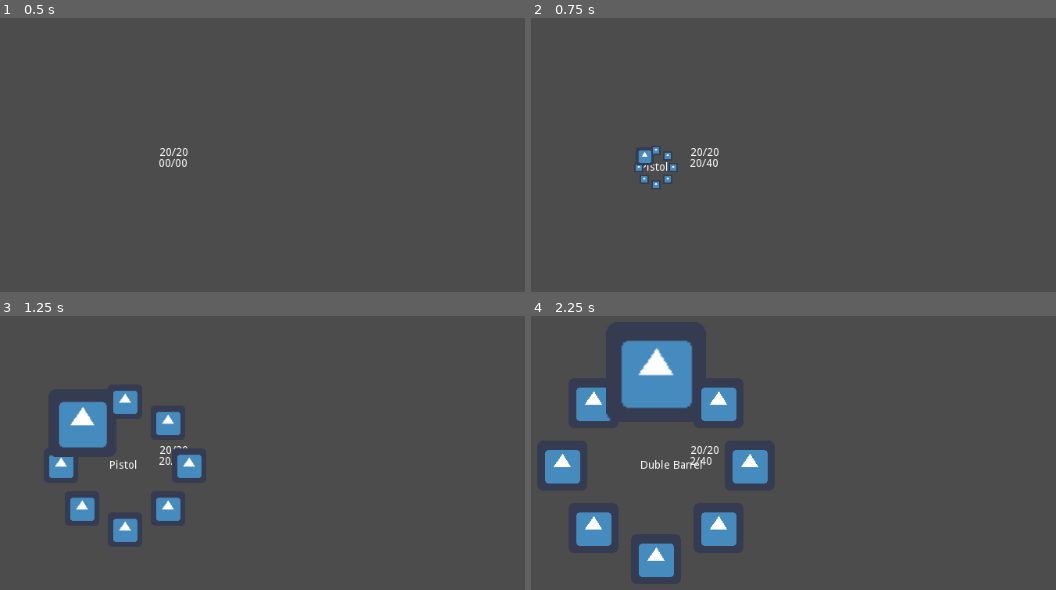
Above: before the commit, frames 1-4 (two rows, left to right).
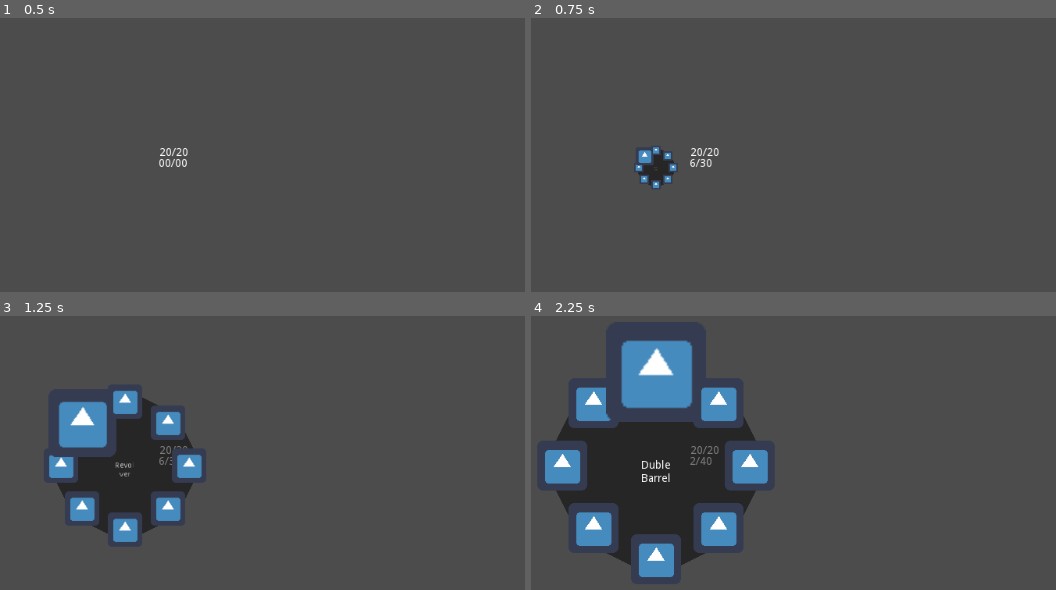
Above: after the commit, the same moments.

Repository: Galomortal47/Metroidvania
Game: Godot game, scene res://Test/Test.tscn
Same seed, same stepped clock (60 frames per second), same inputs: the game is played once before the commit and once after it. The project has no main scene, so this scene is started directly. The engine's default icon, where the game draws it, is replaced by a stand-in: a white triangle on a blue panel in a dark square.
Inputs (mouse positions are in pixels of both pictures, inside the frame that each line leads up to):
- Up to frame 1 (0.5 s): no input
- Up to frame 2 (0.75 s): tap Enter (ui_accept) at 0.5 s; move the mouse to (830, 50) at 0.52 s; hold Right (ui_right) from 0.53 s (still down); hold Z (ui_select) from 0.53 s (still down)
- Up to frame 3 (1.25 s): keep holding Right (ui_right); keep holding Z (ui_select); tap Enter (ui_accept) at 0.77 s
- Up to frame 4 (2.25 s): move the mouse to (outside the picture) at 1.27 s; release Right (ui_right) at 1.28 s; release Z (ui_select) at 1.28 s; hold Down (ui_down) 1.28-2.03 s; tap Z (ui_select) at 1.35 s; tap Enter (ui_accept) at 1.52, 2 s; move the mouse to (outside the picture) at 2.02 s; hold Right (ui_right) from 2.03 s (still down); hold Z (ui_select) from 2.03 s (still down)

Frame 1 is identical in both runs. In frame 2, 0.4% of the frame differs, in the area x 20-36%, y 48-61%; in frame 3, 4.9%; in frame 4, 11%, in the area x 4-43%, y 37-91%.

Commit message:
adjustments

Diff:
--- a/Scripts/Menu Items.gd
+++ b/Scripts/Menu Items.gd
@@ -15,7 +15,7 @@
 		for i in range(0,menu_size):
 				get_parent().get_node("Weapons").get_child(i).enable = select[i]
 				if select[i]:
-					get_node("Label").set_text(str(get_parent().get_node("Weapons").get_child(i).get_name()))
+					get_node("Menu/Label").set_text(str(get_parent().get_node("Weapons").get_child(i).get_name()))
 					get_parent().get_node("Weapons").get_child(i).update_text()
 		if Input.is_action_just_pressed("ui_left"):
 			a -= 1
--- a/Scripts/Shotgun.gd
+++ b/Scripts/Shotgun.gd
@@ -44,12 +44,12 @@
 		for i in range(0,bullet_n):
 			var bullet =  load(weapon)
 			var bullet_instance = bullet.instance()
+			bullet_instance.set_position(get_global_position())
 			bullet_instance.speed = speed
 			bullet_instance.gravity = gravity
 			bullet_instance.damage = damage
 			bullet_instance.curve = curve
 			bullet_instance.lifespan = lifespan
-			bullet_instance.set_position(get_global_position())
 			match (dir):
 				1:
 					bullet_instance.set_rotation_degrees(-180 +rand_range(-spreed,spreed))
--- a/assets/Bullet.tscn
+++ b/assets/Bullet.tscn
@@ -1,6 +1,17 @@
-[gd_scene load_steps=2 format=2]
+[gd_scene load_steps=5 format=2]
 
 [ext_resource path="res://Scripts/bullet.gd" type="Script" id=1]
+
+[sub_resource type="Curve" id=2]
+min_value = -360.0
+max_value = 360.0
+_data = [ Vector2( 0.00872233, 360 ), 0.0, 0.0, 0, 0, Vector2( 1, -360 ), 0.0, 0.0, 0, 0 ]
+
+[sub_resource type="Curve" id=3]
+_data = [ Vector2( 0, 0.0424 ), 0.0, 0.0, 0, 0, Vector2( 0.0793251, 1 ), 0.0, 0.0, 0, 0, Vector2( 1, 0 ), 0.0, 0.0, 0, 0 ]
+
+[sub_resource type="Gradient" id=1]
+colors = PoolColorArray( 1, 1, 1, 1, 1, 1, 1, 0 )
 
 [node name="Bullet" type="KinematicBody2D"]
 collision_layer = 4
@@ -11,3 +22,14 @@
 enabled = true
 cast_to = Vector2( 60, 0 )
 collision_mask = 4
+
+[node name="CPUParticles2D" type="CPUParticles2D" parent="."]
+position = Vector2( 60.7866, 0 )
+local_coords = false
+draw_order = 1
+gravity = Vector2( 0, 0 )
+angle = -720.0
+angle_curve = SubResource( 2 )
+scale_amount = 15.0
+scale_amount_curve = SubResource( 3 )
+color_ramp = SubResource( 1 )
--- a/assets/Player.tscn
+++ b/assets/Player.tscn
@@ -486,6 +486,7 @@
 [node name="Sword" type="Node2D" parent="Weapons"]
 script = ExtResource( 3 )
 weapon = "res://assets/Bullet.tscn"
+speed = 400
 spreed = 1
 timer = 0.5
 damage = 5
@@ -493,18 +494,23 @@
 lifespan = 0.15
 infinite = true
 
-[node name="Pistol" parent="Weapons" instance=ExtResource( 4 )]
+[node name="Revolver" parent="Weapons" instance=ExtResource( 4 )]
+speed = 400
 timer = 1.0
 damage = 5
-ammo = 40
+mag = 6
+lifespan = 5.0
+ammo = 30
 
 [node name="Duble Barrel" type="Node2D" parent="Weapons"]
 script = ExtResource( 3 )
 weapon = "res://assets/Bullet.tscn"
+speed = 400
 bullet_n = 15
 spreed = 20
 timer = 0.5
 mag = 2
+lifespan = 5.0
 shot = 2
 ammo = 40
 
@@ -516,38 +522,46 @@
 gravity = 25
 damage = 20
 curve = -600
+lifespan = 5.0
 ammo = 10
 
 [node name="Sniper" type="Node2D" parent="Weapons"]
 script = ExtResource( 3 )
 weapon = "res://assets/Bullet.tscn"
-speed = 2000
+speed = 800
 timer = 0.5
 damage = 10
 mag = 5
+lifespan = 5.0
 ammo = 10
 
 [node name="Machine Gun" parent="Weapons" instance=ExtResource( 4 )]
+speed = 400
 mag = 30
+lifespan = 5.0
 ammo = 60
 
 [node name="Shotgun" type="Node2D" parent="Weapons"]
 script = ExtResource( 3 )
 weapon = "res://assets/Bullet.tscn"
+speed = 400
 bullet_n = 7
 spreed = 10
 timer = 0.5
 mag = 8
+lifespan = 5.0
 ammo = 40
 
 [node name="Double Pistol" type="Node2D" parent="Weapons"]
 script = ExtResource( 3 )
 weapon = "res://assets/Bullet.tscn"
+speed = 400
 bullet_n = 2
 spreed = 2
 timer = 0.5
 damage = 5
 mag = 40
+lifespan = 5.0
 shot = 2
 ammo = 80
 
@@ -562,15 +576,14 @@
 [node name="Menu Items" type="CanvasLayer" parent="."]
 script = ExtResource( 6 )
 
-[node name="Label" type="Label" parent="Menu Items"]
-margin_left = 492.0
-margin_top = 413.0
-margin_right = 532.0
-margin_bottom = 427.0
-
 [node name="Menu" type="Node2D" parent="Menu Items"]
 position = Vector2( 512, 420 )
 
+[node name="Polygon2D" type="Polygon2D" parent="Menu Items/Menu"]
+scale = Vector2( 1.2, 1.2 )
+color = Color( 0, 0, 0, 0.498039 )
+polygon = PoolVector2Array( -120, 0, -80, -80, 0, -120, 80, -80, 120, 0, 80, 80, 0, 120, -80, 80 )
+
 [node name="icon0" type="Sprite" parent="Menu Items/Menu"]
 position = Vector2( -120, 0 )
 texture = ExtResource( 7 )
@@ -602,6 +615,15 @@
 [node name="icon7" type="Sprite" parent="Menu Items/Menu"]
 position = Vector2( -80, 80 )
 texture = ExtResource( 7 )
+
+[node name="Label" type="Label" parent="Menu Items/Menu"]
+margin_left = -20.4633
+margin_top = -7.0
+margin_right = 19.537
+margin_bottom = 7.0
+rect_pivot_offset = Vector2( -0.51178, -0.0862732 )
+align = 1
+autowrap = true
 
 [node name="Menu Anim" type="AnimationPlayer" parent="Menu Items"]
 anims/close = SubResource( 4 )
